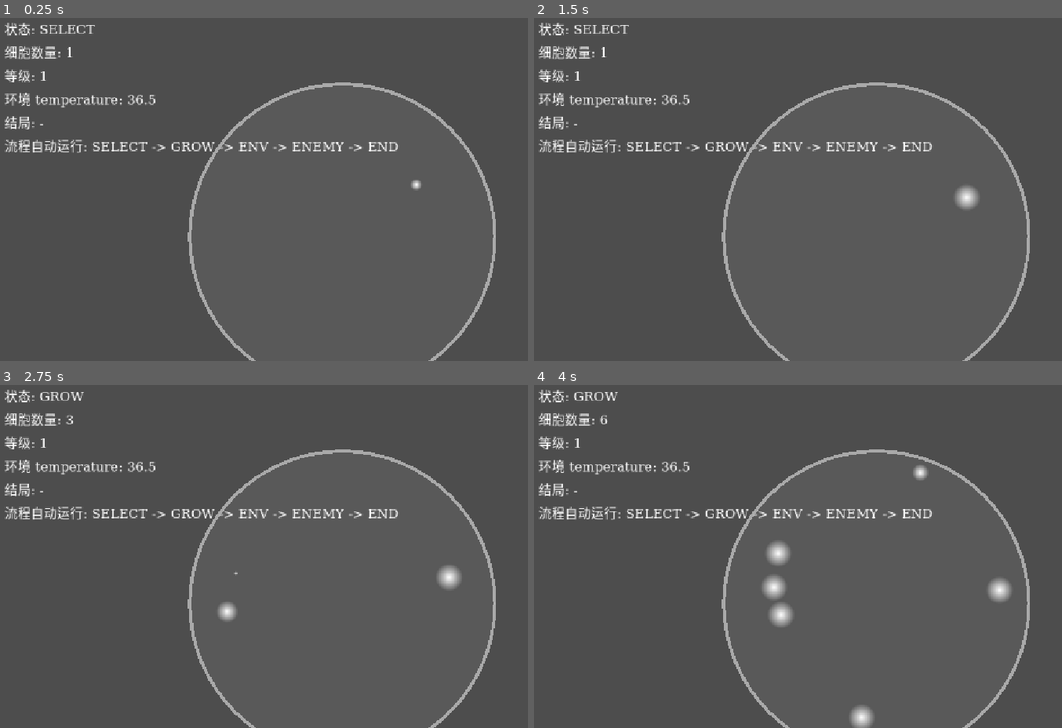
Above: before the commit, frames 1-4 (two rows, left to right).
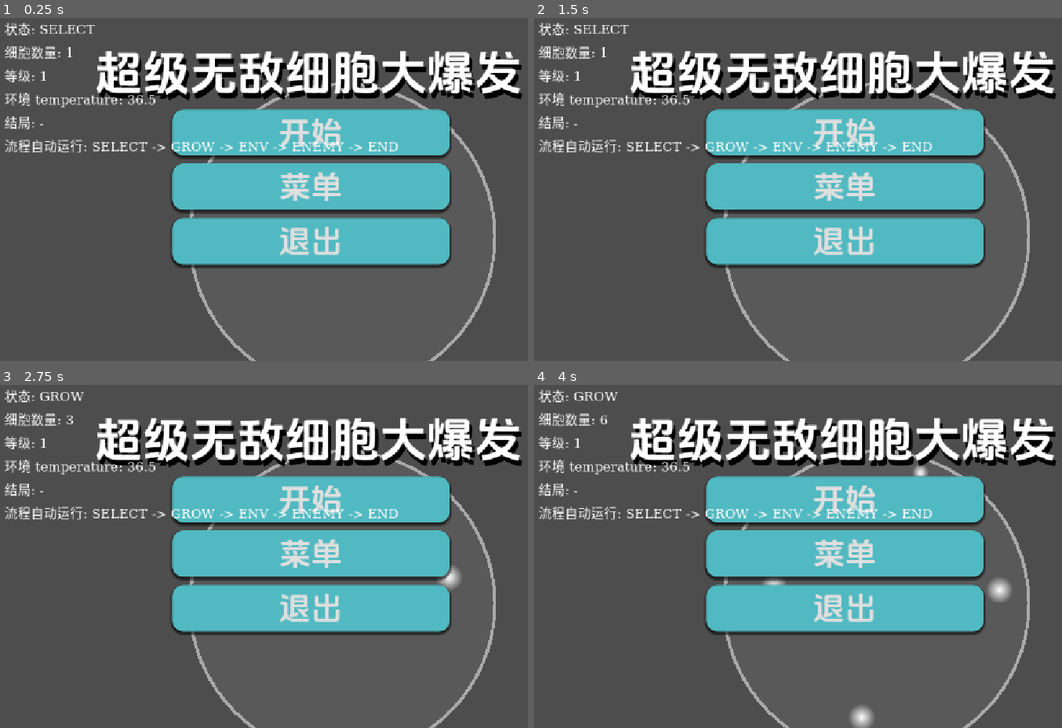
Above: after the commit, the same moments.

Repository: Galax121/-
Game: Godot game, scene res://main/Main.tscn
The game is run twice, just before and just after one commit, with the same random seed, the same clock (stepped at 60 frames per second) and the same inputs.
Inputs (mouse positions are in pixels of both pictures, inside the frame that each line leads up to):
- Up to frame 1 (0.25 s): no input
- Up to frame 2 (1.5 s): click (845, 186) at 0.5 s, where only the run after the commit has a clickable "菜单"; click (845, 131) at 1.25 s, where only the run after the commit has a clickable "开始"
- Up to frame 3 (2.75 s): click (311, 498) at 2 s, where only the run after the commit has a clickable "开始"
- Up to frame 4 (4 s): click (845, 553) at 2.75 s, where only the run after the commit has a clickable "菜单"; click (845, 498) at 3.5 s, where only the run after the commit has a clickable "开始"

The runs differ from the first frame. In frame 1, 31% of the frame differs, in the area x 18-99%, y 9-73%; in frame 2, 31%; in frame 3, 31%; in frame 4, 31%.

Commit message:
Add main menu UI and fix logic

Diff:
--- a/main/Main.tscn
+++ b/main/Main.tscn
@@ -1,6 +1,12 @@
-[gd_scene load_steps=2 format=3]
+[gd_scene format=3 uid="uid://duugndksrc6d2"]
 
-[ext_resource type="Script" path="res://main/Main.gd" id="1"]
+[ext_resource type="Script" uid="uid://de6412jybyx80" path="res://main/Main.gd" id="1"]
+[ext_resource type="PackedScene" uid="uid://bakjkikwjmoti" path="res://main/mainmenu.tscn" id="2_wbnyf"]
 
-[node name="Main" type="Node2D"]
+[node name="Main" type="Node2D" unique_id=634056561]
 script = ExtResource("1")
+
+[node name="MainMenuLayer" type="CanvasLayer" parent="." unique_id=1574903055]
+
+[node name="Mainmenu" parent="MainMenuLayer" unique_id=1892705112 instance=ExtResource("2_wbnyf")]
+script = null
--- /dev/null
+++ b/main/mainmenu.gd
@@ -0,0 +1,19 @@
+extends Control
+
+
+# Called when the node enters the scene tree for the first time.
+func _ready() -> void:
+	pass # Replace with function body.
+
+
+# Called every frame. 'delta' is the elapsed time since the previous frame.
+func _process(delta: float) -> void:
+	pass
+
+
+func _on_button_3_pressed() -> void:
+	get_tree().quit()
+
+
+func _on_button_pressed() -> void:
+	get_parent().visible = false
--- /dev/null
+++ b/main/mainmenu.tscn
@@ -0,0 +1,148 @@
+[gd_scene format=3 uid="uid://bakjkikwjmoti"]
+
+[ext_resource type="Script" uid="uid://c76dtwyexgyq" path="res://main/mainmenu.gd" id="1_kwga5"]
+[ext_resource type="FontFile" uid="uid://bq4stsbjdtgfj" path="res://main/字体/NanoTikBazHei-Bold.ttf" id="2_insle"]
+
+[sub_resource type="StyleBoxTexture" id="StyleBoxTexture_vd1cm"]
+modulate_color = Color(0.9882218, 0.9882218, 0.9882218, 1)
+
+[sub_resource type="StyleBoxFlat" id="StyleBoxFlat_vd1cm"]
+bg_color = Color(0.31600198, 0.72724897, 0.75558794, 1)
+corner_radius_top_left = 20
+corner_radius_top_right = 20
+corner_radius_bottom_right = 20
+corner_radius_bottom_left = 20
+shadow_size = 5
+shadow_offset = Vector2(0, 3.41)
+
+[sub_resource type="StyleBoxFlat" id="StyleBoxFlat_d2nv2"]
+bg_color = Color(0.32657596, 0.74142313, 0.77414745, 1)
+corner_radius_top_left = 20
+corner_radius_top_right = 20
+corner_radius_bottom_right = 20
+corner_radius_bottom_left = 20
+shadow_size = 5
+shadow_offset = Vector2(0, 3.41)
+
+[sub_resource type="StyleBoxFlat" id="StyleBoxFlat_wgsso"]
+bg_color = Color(0.112808816, 0.33695552, 0.3535538, 1)
+corner_radius_top_left = 20
+corner_radius_top_right = 20
+corner_radius_bottom_right = 20
+corner_radius_bottom_left = 20
+shadow_size = 5
+shadow_offset = Vector2(0, 3.41)
+
+[sub_resource type="StyleBoxFlat" id="StyleBoxFlat_igs2m"]
+bg_color = Color(0.12738523, 0.37289742, 0.38794312, 1)
+corner_radius_top_left = 20
+corner_radius_top_right = 20
+corner_radius_bottom_right = 20
+corner_radius_bottom_left = 20
+shadow_size = 5
+shadow_offset = Vector2(0, 3.41)
+
+[sub_resource type="StyleBoxFlat" id="StyleBoxFlat_kwga5"]
+bg_color = Color(0.17463052, 0.4693666, 0.49170166, 1)
+corner_radius_top_left = 20
+corner_radius_top_right = 20
+corner_radius_bottom_right = 20
+corner_radius_bottom_left = 20
+shadow_size = 5
+shadow_offset = Vector2(0, 3.41)
+
+[node name="Mainmenu" type="Control" unique_id=1892705112]
+layout_mode = 3
+anchors_preset = 15
+anchor_right = 1.0
+anchor_bottom = 1.0
+grow_horizontal = 2
+grow_vertical = 2
+script = ExtResource("1_kwga5")
+
+[node name="Panel" type="Panel" parent="." unique_id=48671595]
+layout_mode = 1
+anchors_preset = -1
+anchor_left = -0.00043402778
+anchor_top = -0.008487654
+anchor_right = 1.0
+anchor_bottom = 1.0
+grow_horizontal = 2
+grow_vertical = 2
+theme_override_styles/panel = SubResource("StyleBoxTexture_vd1cm")
+metadata/_edit_use_anchors_ = true
+
+[node name="VBoxContainer" type="VBoxContainer" parent="." unique_id=1762307263]
+layout_mode = 1
+anchors_preset = 8
+anchor_left = 0.5
+anchor_top = 0.5
+anchor_right = 0.5
+anchor_bottom = 0.5
+offset_left = -248.0
+offset_top = -137.0
+offset_right = 261.0
+offset_bottom = 147.5
+grow_horizontal = 2
+grow_vertical = 2
+size_flags_horizontal = 4
+size_flags_vertical = 4
+theme_override_constants/separation = 15
+
+[node name="Button" type="Button" parent="VBoxContainer" unique_id=232732874]
+layout_mode = 2
+size_flags_vertical = 3
+theme_override_colors/font_color = Color(0.875, 0.875, 0.875, 1)
+theme_override_fonts/font = ExtResource("2_insle")
+theme_override_font_sizes/font_size = 58
+theme_override_styles/normal = SubResource("StyleBoxFlat_vd1cm")
+theme_override_styles/pressed = SubResource("StyleBoxFlat_d2nv2")
+theme_override_styles/hover = SubResource("StyleBoxFlat_wgsso")
+text = "开始"
+
+[node name="Button2" type="Button" parent="VBoxContainer" unique_id=2045017997]
+layout_mode = 2
+size_flags_vertical = 3
+theme_override_colors/font_color = Color(0.875, 0.875, 0.875, 1)
+theme_override_fonts/font = ExtResource("2_insle")
+theme_override_font_sizes/font_size = 58
+theme_override_styles/normal = SubResource("StyleBoxFlat_vd1cm")
+theme_override_styles/pressed = SubResource("StyleBoxFlat_vd1cm")
+theme_override_styles/hover = SubResource("StyleBoxFlat_igs2m")
+text = "菜单"
+
+[node name="Button3" type="Button" parent="VBoxContainer" unique_id=532318426]
+layout_mode = 2
+size_flags_vertical = 3
+theme_override_colors/font_color = Color(0.875, 0.875, 0.875, 1)
+theme_override_fonts/font = ExtResource("2_insle")
+theme_override_font_sizes/font_size = 58
+theme_override_styles/normal = SubResource("StyleBoxFlat_vd1cm")
+theme_override_styles/pressed = SubResource("StyleBoxFlat_vd1cm")
+theme_override_styles/hover = SubResource("StyleBoxFlat_kwga5")
+text = "退出"
+
+[node name="Label" type="Label" parent="." unique_id=1248477056]
+layout_mode = 1
+anchors_preset = 8
+anchor_left = 0.5
+anchor_top = 0.5
+anchor_right = 0.5
+anchor_bottom = 0.5
+offset_left = -129.0
+offset_top = -262.0
+offset_right = 132.5
+offset_bottom = -147.0
+grow_horizontal = 2
+grow_vertical = 2
+theme_override_colors/font_shadow_color = Color(0, 0, 0, 1)
+theme_override_constants/shadow_offset_x = 5
+theme_override_constants/shadow_offset_y = 10
+theme_override_fonts/font = ExtResource("2_insle")
+theme_override_font_sizes/font_size = 87
+text = "超级无敌细胞大爆发"
+horizontal_alignment = 1
+vertical_alignment = 1
+
+[connection signal="pressed" from="VBoxContainer/Button" to="." method="_on_button_pressed"]
+[connection signal="pressed" from="VBoxContainer/Button3" to="." method="_on_button_3_pressed"]
Not shown, added: main/mainmenu.gd.uid
Binary file added: main/字体/NanoTikBazHei-Bold.ttf
Not shown, added: main/字体/NanoTikBazHei-Bold.ttf.import
